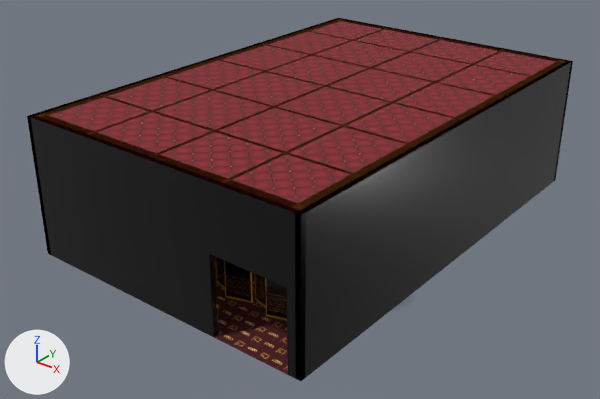
One commit to the glTF model tools/paquet_essai/casino_minuit/decor/zone-R-HL.glb: the scene before it, then after it.
One viewpoint serves both versions: a 50 mm lens placed at (-1.9, -3.2, 15.3), pointed at (-20.2, 19.8, 1.0). The lights are fixed; the arrows at lower left show +X, +Y and +Z. The first picture is the older version. Where no turn or scale is listed for an object, it has been applied to the vertices.

In view in the first picture: 'static', 'static.001', 'static.002', 'static.008'.
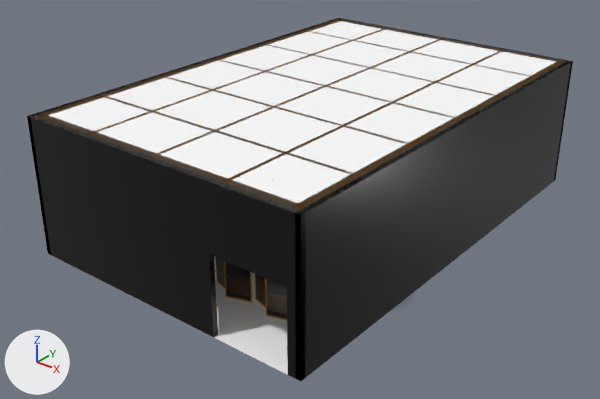
What the commit changed:
Picture 'matiere.png' (img_matiere_png) is new.
Material 'da.moquetteB' (mat_da_moquetteb) changes its picture from img_cf26ebd608637463_png to img_matiere_png.
Material 'da.capitonRouge' (mat_da_capitonrouge) changes its picture from img_71eeb0cd74eb0fa6_png to img_matiere_png.

Pixel boxes [x1, y1, x2, y2] of what changed, in the pictures (600 x 399 px):
'static.001', surface changed (red to white): [29, 18, 570, 215] in both
'static', surface changed (lighter): [214, 256, 288, 375] in both
